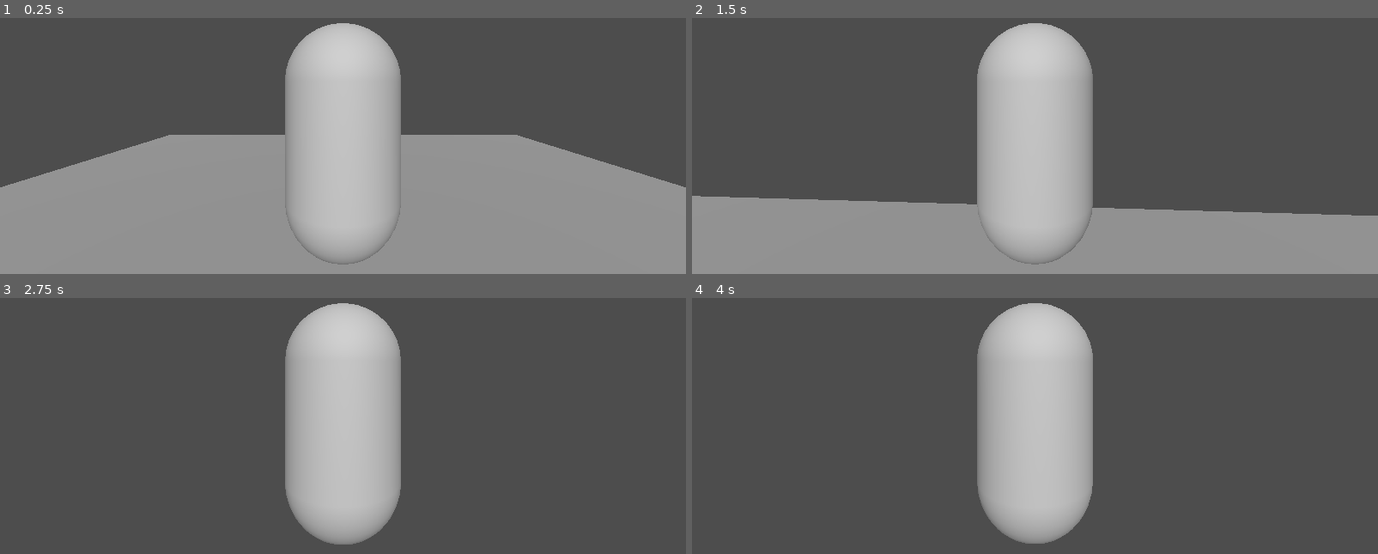
Above: before the commit, frames 1-4 (two rows, left to right).
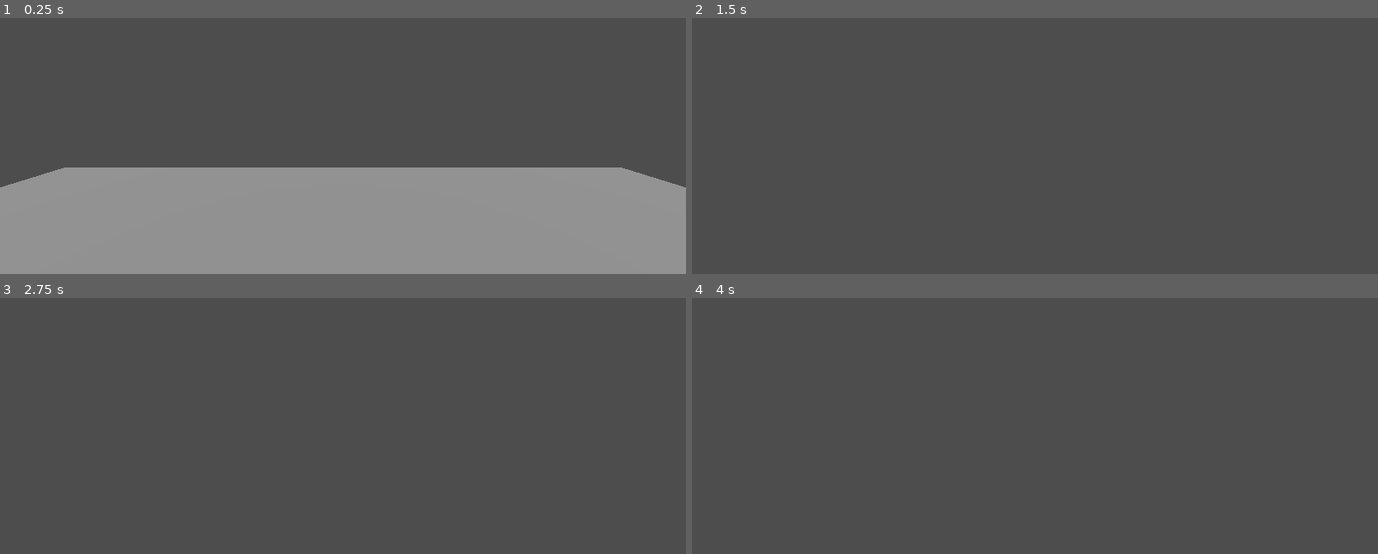
Above: after the commit, the same moments.

Repository: kuritism/scrimmages-during-internship-2
Game: Godot game, scene res://level.tscn
Same seed, same stepped clock (60 frames per second), same inputs: the game is played once before the commit and once after it.
Inputs (mouse positions are in pixels of both pictures, inside the frame that each line leads up to):
- Up to frame 1 (0.25 s): no input
- Up to frame 2 (1.5 s): move the mouse to (1069, 79) at 0.52 s; hold W (move_forward) from 0.53 s (still down); move the mouse to (1000, 82) at 1.27 s
- Up to frame 3 (2.75 s): keep holding W (move_forward); tap Enter at 2 s; move the mouse to (356, 354) at 2.02 s
- Up to frame 4 (4 s): keep holding W (move_forward); tap Space at 2.75 s; move the mouse to (1028, 367) at 2.77 s; tap Enter at 3.5 s; move the mouse to (1083, 364) at 3.52 s

The runs differ from the first frame. In frame 1, 19% of the frame differs, in the area x 9-91%, y 2-97%; in frame 2, 38%, in the area x 0-100%, y 2-100%; in frame 3, 14%; in frame 4, 14%.

Commit message:
nfts for 10 thousad

Diff:
--- a/player.tscn
+++ b/player.tscn
@@ -21,4 +21,4 @@
 [node name="PitchPivot" type="Node3D" parent="TwistPivot"]
 
 [node name="Camera3D" type="Camera3D" parent="TwistPivot/PitchPivot"]
-transform = Transform3D(1, 0, 0, 0, 1, 0, 0, 0, 1, 0, 0.499952, 2.21772)
+transform = Transform3D(1, 0, 0, 0, 1, 0, 0, 0, 1, 0, 0.499952, -0.495036)
